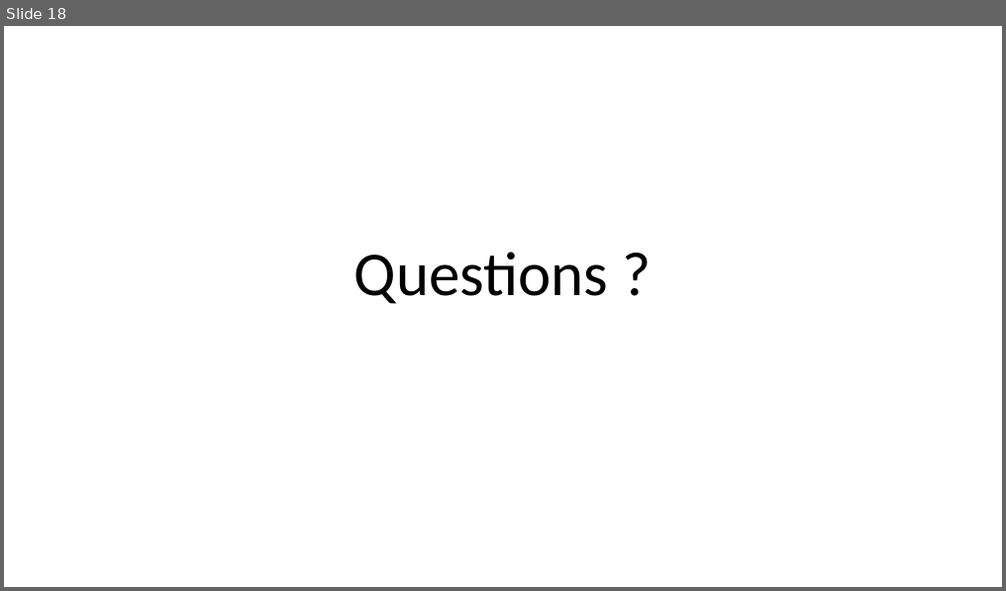
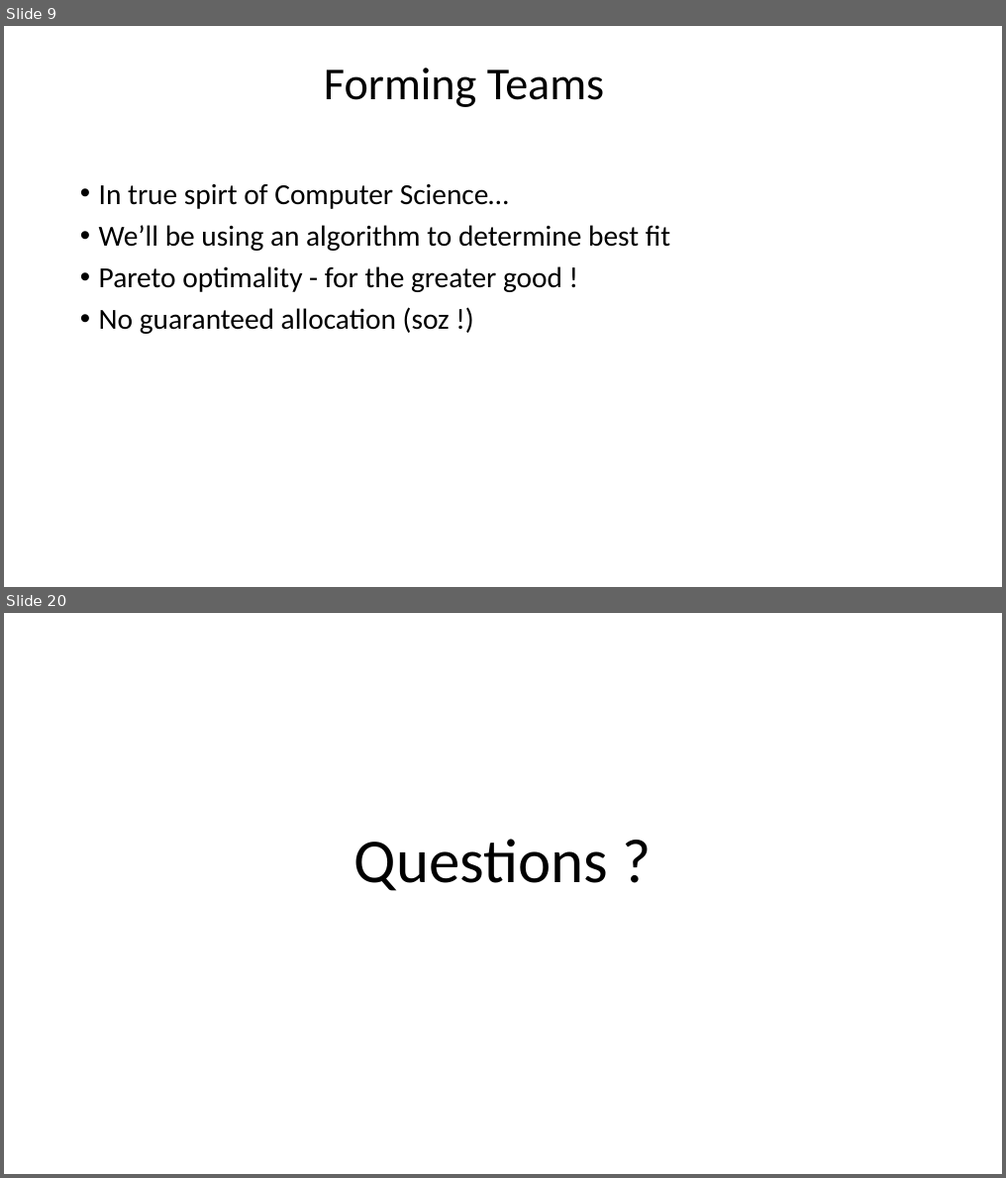
Before and after one commit to fossabot/SPE2018, a slide deck: Lecture Slides/01 Introduction.pptx. Shown one above the other, each under a label of ours: slide 18 before the commit, slides 9 and 20 after it; the slides between them are not shown. The pictures are 1006x591 and 1006x1178 pixels, drawn with LibreOffice and Linux fonts; fonts in the diff are those of the drawing; background and template pictures are left out. Boxes give left, top, right and bottom in pixels: in the first picture for what was removed or moved away, otherwise in the second. Text is boxed around its words. In the diff, an @@ line names an element or a change of style, - is before the commit and + after.

```diff
--- a/Lecture Slides/01 Introduction.pptx
+++ b/Lecture Slides/01 Introduction.pptx
@@ slide 9 added at [4, 26, 1002, 587], background #FFFFFF; not listed: 1 template element that a slide beside it also shows @@
@@ title added at [324, 68, 604, 107], 44 pt, text #000000 @@
+Forming Teams
@@ text added at [99, 184, 670, 334], 28 pt, text #000000 @@
+• In true spirt of Computer Science…
+• We’ll be using an algorithm to determine best fit
+• Pareto optimality - for the greater good !
+• No guaranteed allocation (soz !)
@@ what was slide 18 is now slide 20 @@
```
Also in this commit, not shown: 14 slides changed, 2 other slides added, 1 slide removed.
